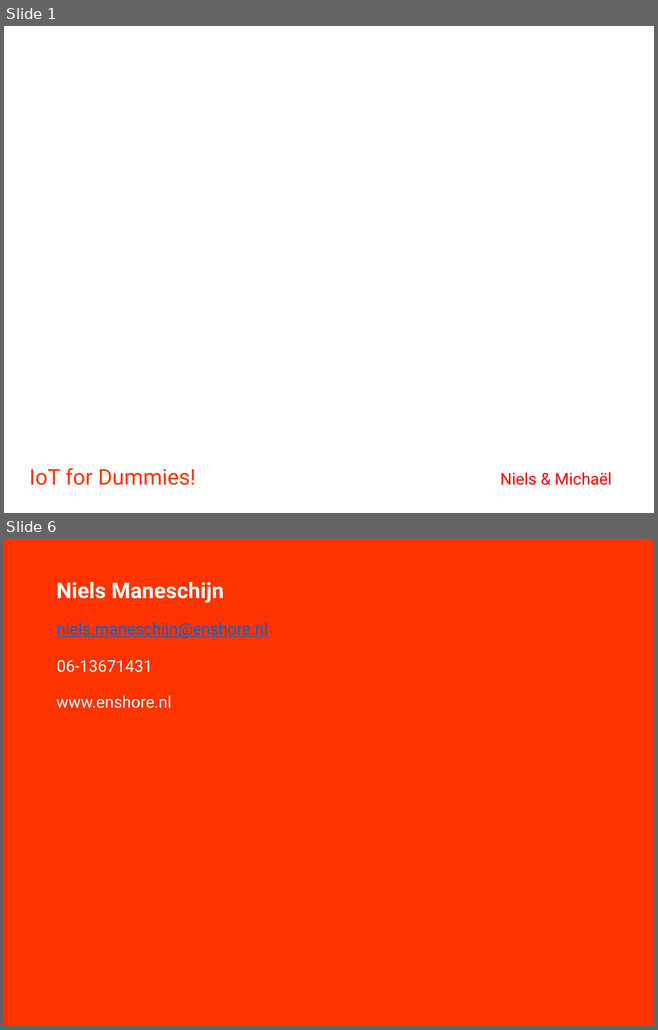
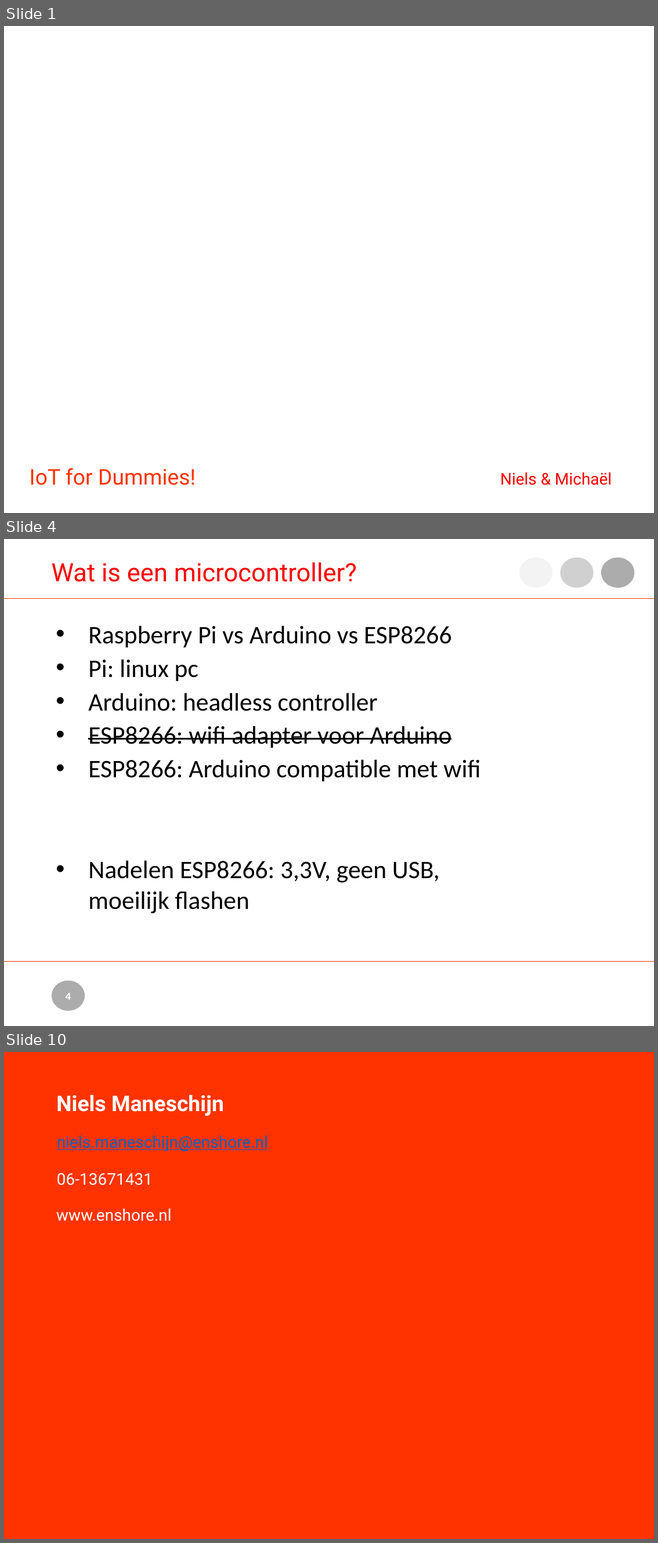
Before and after one commit to nielsmaneschijn/lotlr, a slide deck: doc/IOT for Dummies.pptx. Shown one above the other, each under a label of ours: slides 1 and 6 before the commit, slides 1, 4 and 10 after it; the slides between them are not shown. The pictures are 658x1030 and 658x1543 pixels, drawn with LibreOffice and Linux fonts; fonts in the diff are those of the drawing; background and template pictures are left out. Boxes give left, top, right and bottom in pixels: in the first picture for what was removed or moved away, otherwise in the second. Text is boxed around its words. In the diff, an @@ line names an element or a change of style, - is before the commit and + after.

```diff
--- a/doc/IOT for Dummies.pptx
+++ b/doc/IOT for Dummies.pptx
@@ slide 4 added at bbox=[4, 539, 654, 1026], background #FFFFFF @@
@@ text added at bbox=[52, 562, 357, 582], 28 pt, text #FF0000 @@
+Wat is een microcontroller?
@@ ellipse added at bbox=[519, 557, 552, 588], fill #8A8A8A at 10% opacity @@
@@ ellipse added at bbox=[560, 557, 593, 588], fill #8A8A8A at 40% opacity @@
@@ ellipse added at bbox=[601, 557, 634, 588], fill #8A8A8A at 70% opacity @@
@@ line added from (4, 599) to (654, 599), #FF3300 1 pt @@
@@ text added at bbox=[88, 625, 480, 914], 28 pt, text #000000 @@
+• Raspberry Pi vs Arduino vs ESP8266
+• Pi: linux pc
+• Arduino: headless controller
+• ESP8266: wifi adapter voor Arduino
+• ESP8266: Arduino compatible met wifi
+• Nadelen ESP8266: 3,3V, geen USB, moeilijk flashen
@@ line added from (4, 962) to (654, 962), #FF3300 1 pt @@
@@ ellipse added at bbox=[52, 981, 85, 1011], fill #8A8A8A at 70% opacity @@
@@ page number added at bbox=[65, 993, 71, 1000], 12 pt, text #FFFFFF, bold @@
+4
@@ what was slide 6 is now slide 10 @@
```
Also in this commit, not shown: 1 slide changed, 5 other slides added, 2 slides removed.
